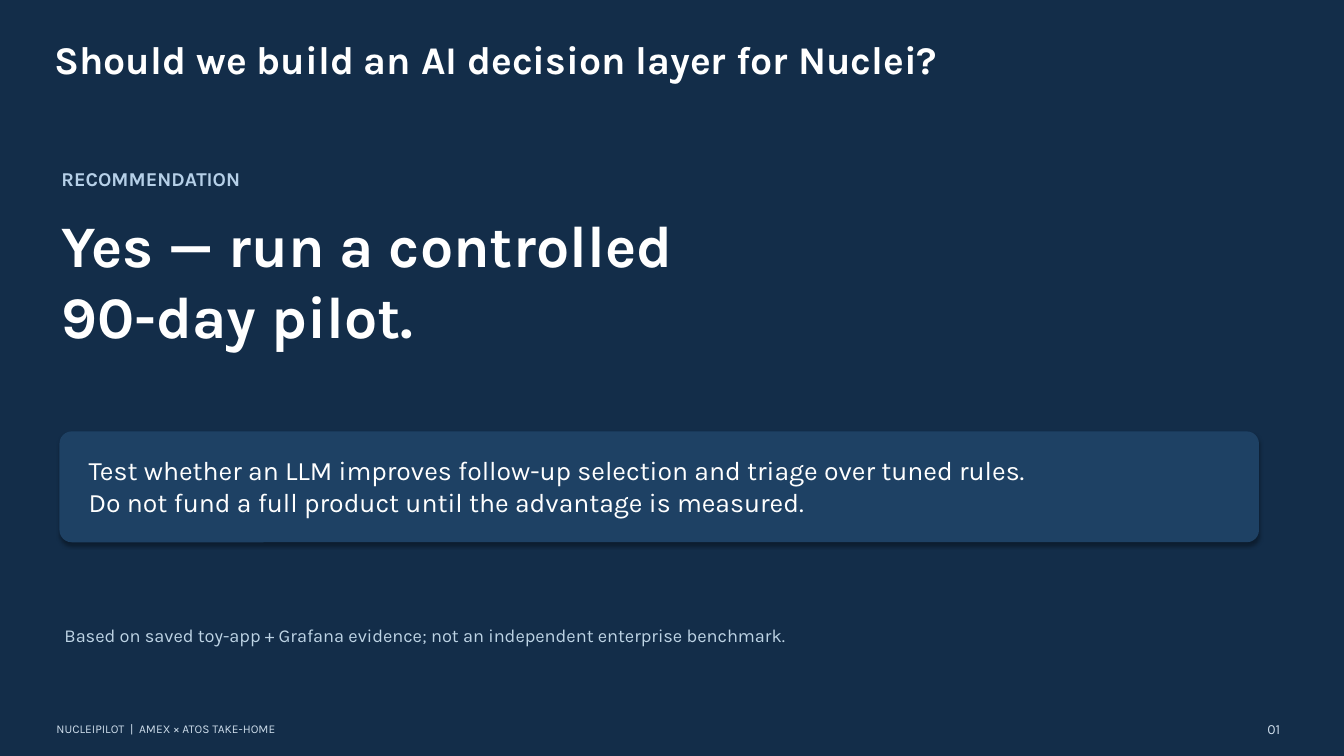
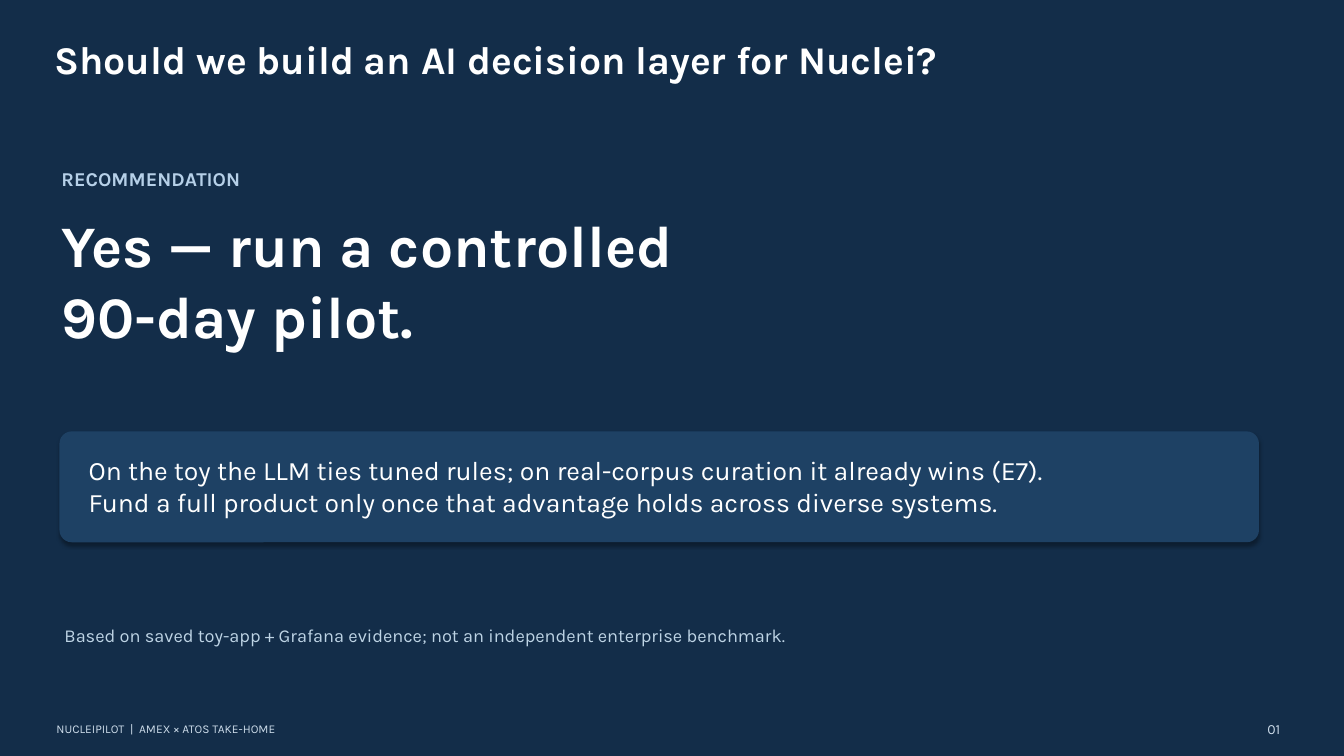
Before and after one commit to Acharya320/NucleiPilot, a slide deck: slide 1 of presentation/AXP_Executive_Deck.pptx. Drawn at 1344x756 pixels with LibreOffice and Linux fonts; fonts in the diff are those of the drawing. Boxes give left, top, right and bottom in pixels: in the first picture for what was removed or moved away, otherwise in the second. Text is boxed around its words. In the diff, an @@ line names an element or a change of style, - is before the commit and + after.

Commit message:
Deck: fold E7 into slides 1 and 4 (two-sided headline)
Slide 4 bottom line was "the LLM does not outperform the context rule in this toy
experiment" -- true for the toy but incomplete now. Updated to "ties the rule on the
toy; clearly wins on real-corpus curation (E7)". Slide 1 sub-line updated to the same
two-sided framing while keeping the "fund a full product only once the advantage holds
broadly" recommendation. Text edited at run level (formatting preserved); length-safe;
pptx validates. PDF re-export from PowerPoint still needed (LibreOffice unavailable here).

```diff
--- a/presentation/AXP_Executive_Deck.pptx
+++ b/presentation/AXP_Executive_Deck.pptx
@@ text at (89, 461, 1042, 519): text changed @@
-Test whether an LLM improves follow-up selection and triage over tuned rules.
-Do not fund a full product until the advantage is measured.
+On the toy the LLM ties tuned rules; on real-corpus curation it already wins (E7).
+Fund a full product only once that advantage holds across diverse systems.
```
Also in this commit, not shown: 1 other slide changed.
